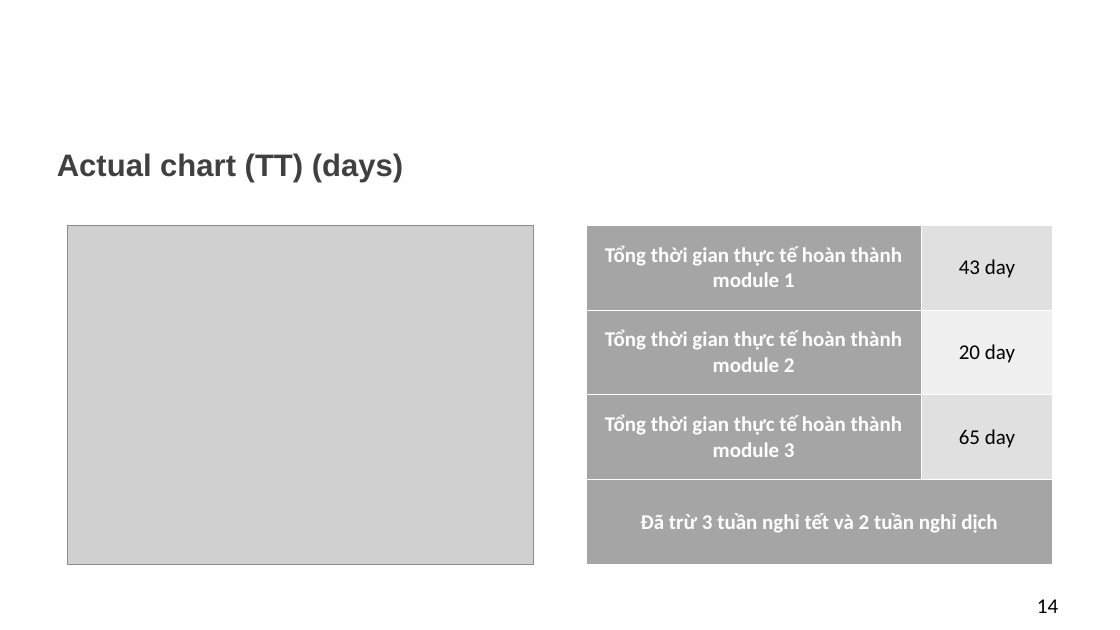
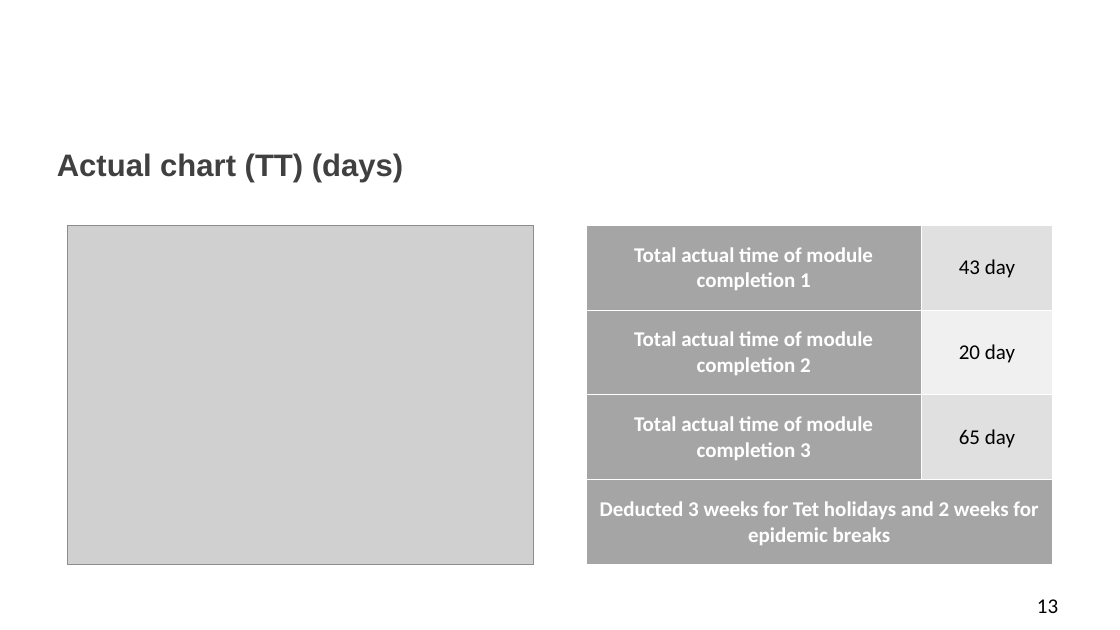
Before and after one commit to DamianHuynh/Capstone-Project, a slide deck: slide 13 of Improgress/PM-3.pptx (slide 14 before the commit). Drawn at 1120x630 pixels with LibreOffice and Linux fonts; fonts in the diff are those of the drawing; grey boxes stand for pictures; background and template pictures are left out. Boxes give left, top, right and bottom in pixels: in the first picture for what was removed or moved away, otherwise in the second. Text is boxed around its words. In the diff, an @@ line names an element or a change of style, - is before the commit and + after.

```diff
--- a/Improgress/PM-3.pptx
+++ b/Improgress/PM-3.pptx
@@ table at bbox=[586, 225, 1053, 565] @@
-row 1, column 1: Tổng thời gian thực tế hoàn thành module 1
+row 1, column 1: Total actual time of module completion 1
-row 2, column 1: Tổng thời gian thực tế hoàn thành module 2
+row 2, column 1: Total actual time of module completion 2
-row 3, column 1: Tổng thời gian thực tế hoàn thành module 3
+row 3, column 1: Total actual time of module completion 3
-row 4, column 1: Đã trừ 3 tuần nghỉ tết và 2 tuần nghỉ dịch
+row 4, column 1: Deducted 3 weeks for Tet holidays and 2 weeks for epidemic breaks
@@ page number at bbox=[1037, 599, 1058, 613]: text changed @@
-14
+13
```
Also in this commit, not shown: 6 other slides changed, 1 slide added, 2 slides removed.
